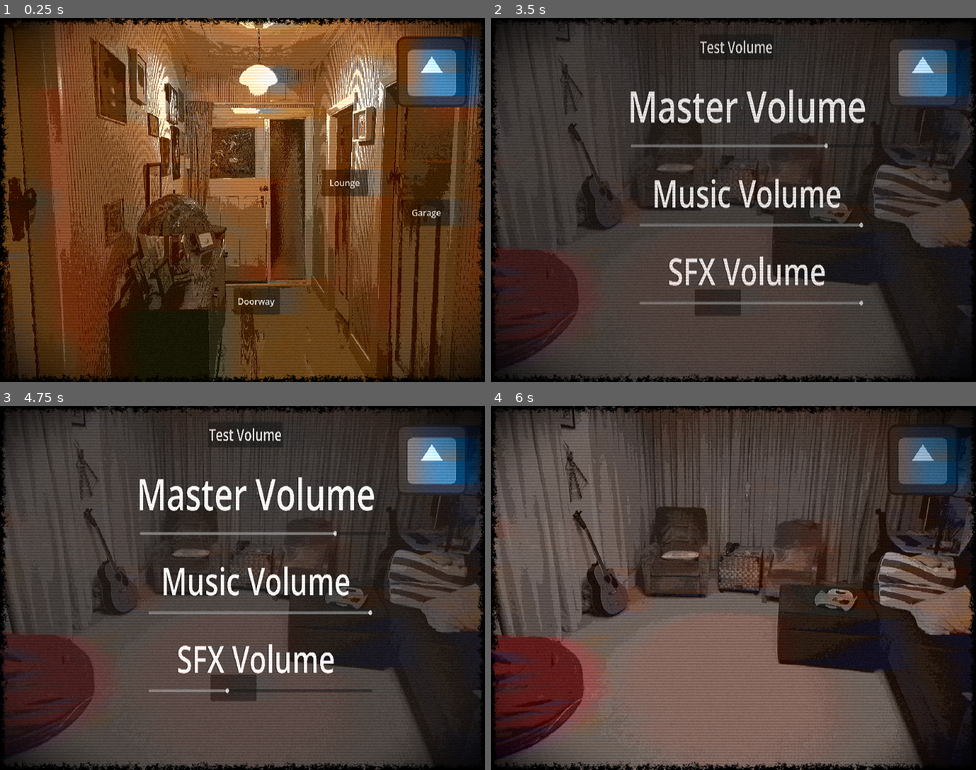
Above: before the commit, frames 1-4 (two rows, left to right).
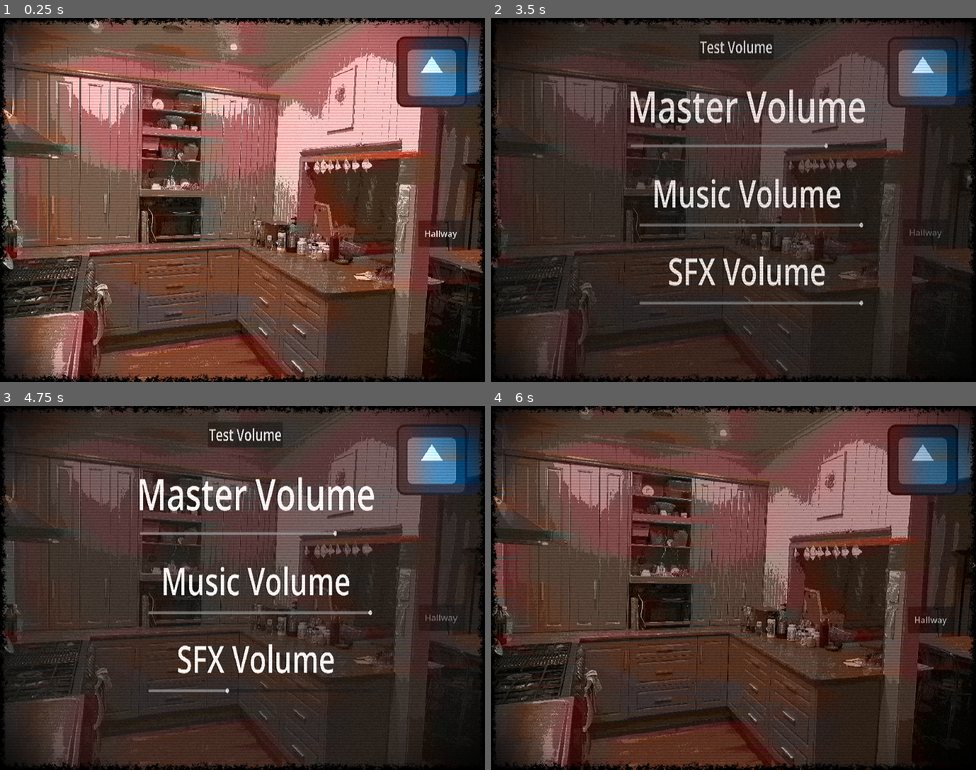
Above: after the commit, the same moments.

Repository: howarja/Vampire-Game
Game: Godot game, scene res://scenes/startScene.tscn
Same seed, same stepped clock (60 frames per second), same inputs: the game is played once before the commit and once after it. This scene is started directly instead of the project's main scene. The engine's default icon, where the game draws it, is replaced by a stand-in: a white triangle on a blue panel in a dark square.
Inputs (mouse positions are in pixels of both pictures, inside the frame that each line leads up to):
- Up to frame 1 (0.25 s): no input
- Up to frame 2 (3.5 s): click "Lounge" at 0.5 s; click (922, 72) at 1.25 s; click (927, 240) at 2 s, where only the run after the commit has a clickable "Hallway"; click (927, 232) at 2.75 s, where only the run after the commit has a clickable "Hallway"
- Up to frame 3 (4.75 s): click (227, 689) at 3.52 s; click (232, 686) at 4.27 s
- Up to frame 4 (6 s): click (922, 460) at 5 s; click (718, 697) at 5.77 s

The runs differ from the first frame. In frame 1, 82% of the frame differs, in the area x 0-100%, y 0-100%; in frame 2, 39%; in frame 3, 45%; in frame 4, 71%.

Commit message:
added in cake sprite

Diff:
--- a/scenes/startScene.tscn
+++ b/scenes/startScene.tscn
@@ -48,8 +48,13 @@
 [ext_resource type="AudioStream" uid="uid://cvvm217cqoy5m" path="res://SFX/footsteps_door_open.mp3" id="43_s8qox"]
 [ext_resource type="Texture2D" uid="uid://bm4ks5tgj7hnv" path="res://Sprites/People/basement/InsideGaragePeopleSitting5.png" id="43_sussc"]
 [ext_resource type="AudioStream" uid="uid://dseues4pyy00i" path="res://SFX/footsteps.mp3" id="44_jr8db"]
+[ext_resource type="Texture2D" uid="uid://c272n7fep2q5a" path="res://Sprites/areas/Kitchen.png" id="44_sussc"]
 [ext_resource type="AudioStream" uid="uid://6kthdtpwhkpy" path="res://SFX/DoorOpen.mp3" id="44_yhoku"]
+[ext_resource type="Texture2D" uid="uid://dopv241x543jx" path="res://Sprites/KitchenPeoplecake.png" id="45_03vgi"]
+[ext_resource type="Texture2D" uid="uid://cpiohx3oi3t38" path="res://Sprites/People/Kitchen/KitchenPeopleSitting1.png" id="45_frb8m"]
 [ext_resource type="AudioStream" uid="uid://bbw32fx54w3so" path="res://SFX/finalSFX/Zoom3.mp3" id="45_x6vsl"]
+[ext_resource type="Texture2D" uid="uid://4ka5a8gfnj2p" path="res://Sprites/People/Kitchen/KitchenPeopleSitting2.png" id="46_x6vsl"]
+[ext_resource type="Texture2D" uid="uid://dmdvtj64b40nn" path="res://Sprites/People/Kitchen/KitchenPeopleSitting3.png" id="47_yhoku"]
 [ext_resource type="AudioStream" uid="uid://mdmbabi2hvgi" path="res://SFX/door_close.mp3" id="49_03vgi"]
 [ext_resource type="PackedScene" uid="uid://dmmobl341pm1o" path="res://scenes/pixelate.tscn" id="51_nlj8h"]
 [ext_resource type="AudioStream" uid="uid://b7lsqqv46ue8q" path="res://SFX/murder.mp3" id="52_0smob"]
@@ -443,58 +448,6 @@
 position = Vector2(382.72726, 109.0909)
 shape = SubResource("CircleShape2D_3xd07")
 
-[node name="EndingManager" type="Control" parent="CanvasLayer/Lounge" unique_id=668338982 node_paths=PackedStringArray("endingButton", "confirmButton", "cancelButton", "endingInfo")]
-layout_mode = 3
-anchors_preset = 0
-offset_right = 40.0
-offset_bottom = 40.0
-script = ExtResource("18_3vjno")
-endingButton = NodePath("EndingButton")
-confirmButton = NodePath("Panel/ConfirmButton")
-cancelButton = NodePath("Panel/CancelButton")
-endingInfo = NodePath("Panel")
-
-[node name="Panel" type="Panel" parent="CanvasLayer/Lounge/EndingManager" unique_id=900292247]
-visible = false
-layout_mode = 0
-offset_left = -181.0
-offset_top = -95.0
-offset_right = 181.0
-offset_bottom = 132.0
-
-[node name="RichTextLabel" type="RichTextLabel" parent="CanvasLayer/Lounge/EndingManager/Panel" unique_id=392955541]
-layout_mode = 1
-anchors_preset = 15
-anchor_right = 1.0
-anchor_bottom = 1.0
-grow_horizontal = 2
-grow_vertical = 2
-text = "All of the guests have arrived. You are ready to celebrate, this means ending your duties. If any vampires are on the premises then they will eat the host."
-
-[node name="ConfirmButton" type="Button" parent="CanvasLayer/Lounge/EndingManager/Panel" unique_id=102045945]
-layout_mode = 0
-offset_left = 22.0
-offset_top = 160.0
-offset_right = 164.0
-offset_bottom = 209.0
-text = "Confirm"
-
-[node name="CancelButton" type="Button" parent="CanvasLayer/Lounge/EndingManager/Panel" unique_id=1188443232]
-layout_mode = 0
-offset_left = 185.0
-offset_top = 161.0
-offset_right = 327.0
-offset_bottom = 210.0
-text = "Cancel"
-
-[node name="EndingButton" type="Button" parent="CanvasLayer/Lounge/EndingManager" unique_id=981702094]
-layout_mode = 0
-offset_left = -73.0
-offset_top = -24.0
-offset_right = 81.0
-offset_bottom = 32.0
-text = "Cake"
-
 [node name="peepHole" type="Sprite2D" parent="CanvasLayer" unique_id=195838583 node_paths=PackedStringArray("characterSprite", "maxTimer", "movementButtons")]
 visible = false
 material = ExtResource("12_0l8yg")
@@ -780,6 +733,114 @@
 
 [node name="CollisionPolygon2D" type="CollisionShape2D" parent="CanvasLayer/Basement/InteractableCharacter20" unique_id=1643892375]
 position = Vector2(-31.8182, 103.63636)
+shape = SubResource("CircleShape2D_3xd07")
+
+[node name="Kitchen" type="Sprite2D" parent="CanvasLayer" unique_id=859253974 node_paths=PackedStringArray("movementButtons")]
+scale = Vector2(1.1, 1.1)
+texture = ExtResource("44_sussc")
+script = ExtResource("8_f32hw")
+movementButtons = [NodePath("movementButton")]
+
+[node name="movementButton" type="Button" parent="CanvasLayer/Kitchen" unique_id=1961797361 node_paths=PackedStringArray("newArea")]
+offset_left = 329.0909
+offset_top = 38.18181
+offset_right = 415.6175
+offset_bottom = 88.0446
+text = "Hallway"
+script = ExtResource("3_jmrrm")
+newArea = NodePath("../../Garage")
+movementSFX = ExtResource("49_03vgi")
+fadeLength = 1.2
+
+[node name="EndingManager" type="Control" parent="CanvasLayer/Kitchen" unique_id=668338982 node_paths=PackedStringArray("endingButton", "confirmButton", "cancelButton", "endingInfo")]
+layout_mode = 3
+anchors_preset = 0
+offset_right = 40.0
+offset_bottom = 40.0
+script = ExtResource("18_3vjno")
+endingButton = NodePath("EndingButton")
+confirmButton = NodePath("Panel/ConfirmButton")
+cancelButton = NodePath("Panel/CancelButton")
+endingInfo = NodePath("Panel")
+
+[node name="Panel" type="Panel" parent="CanvasLayer/Kitchen/EndingManager" unique_id=900292247]
+visible = false
+layout_mode = 0
+offset_left = -181.0
+offset_top = -95.0
+offset_right = 181.0
+offset_bottom = 132.0
+
+[node name="RichTextLabel" type="RichTextLabel" parent="CanvasLayer/Kitchen/EndingManager/Panel" unique_id=392955541]
+layout_mode = 1
+anchors_preset = 15
+anchor_right = 1.0
+anchor_bottom = 1.0
+grow_horizontal = 2
+grow_vertical = 2
+text = "All of the guests have arrived. You are ready to celebrate, this means ending your duties. If any vampires are on the premises then they will eat the host."
+
+[node name="ConfirmButton" type="Button" parent="CanvasLayer/Kitchen/EndingManager/Panel" unique_id=102045945]
+layout_mode = 0
+offset_left = 22.0
+offset_top = 160.0
+offset_right = 164.0
+offset_bottom = 209.0
+text = "Confirm"
+
+[node name="CancelButton" type="Button" parent="CanvasLayer/Kitchen/EndingManager/Panel" unique_id=1188443232]
+layout_mode = 0
+offset_left = 185.0
+offset_top = 161.0
+offset_right = 327.0
+offset_bottom = 210.0
+text = "Cancel"
+
+[node name="EndingButton" type="Button" parent="CanvasLayer/Kitchen/EndingManager" unique_id=981702094]
+layout_mode = 0
+offset_left = 139.99998
+offset_top = 34.54545
+offset_right = 222.35785
+offset_bottom = 144.90906
+flat = true
+
+[node name="TextureRect" type="TextureRect" parent="CanvasLayer/Kitchen/EndingManager/EndingButton" unique_id=2111044160]
+layout_mode = 0
+offset_left = -657.2727
+offset_top = -404.54547
+offset_right = 342.7273
+offset_bottom = 345.45453
+mouse_filter = 2
+texture = ExtResource("45_03vgi")
+
+[node name="InteractableCharacter16" type="Area2D" parent="CanvasLayer/Kitchen" unique_id=1238769231]
+script = ExtResource("3_ip4ey")
+
+[node name="Sprite2D" type="Sprite2D" parent="CanvasLayer/Kitchen/InteractableCharacter16" unique_id=1843707180]
+texture = ExtResource("45_frb8m")
+
+[node name="CollisionPolygon2D" type="CollisionShape2D" parent="CanvasLayer/Kitchen/InteractableCharacter16" unique_id=566207580]
+position = Vector2(-225.45454, 113.636345)
+shape = SubResource("CircleShape2D_3xd07")
+
+[node name="InteractableCharacter17" type="Area2D" parent="CanvasLayer/Kitchen" unique_id=448071690]
+script = ExtResource("3_ip4ey")
+
+[node name="Sprite2D" type="Sprite2D" parent="CanvasLayer/Kitchen/InteractableCharacter17" unique_id=1883967492]
+texture = ExtResource("46_x6vsl")
+
+[node name="CollisionPolygon2D" type="CollisionShape2D" parent="CanvasLayer/Kitchen/InteractableCharacter17" unique_id=691851094]
+position = Vector2(0, -4.545471)
+shape = SubResource("CircleShape2D_3xd07")
+
+[node name="InteractableCharacter18" type="Area2D" parent="CanvasLayer/Kitchen" unique_id=1373793539]
+script = ExtResource("3_ip4ey")
+
+[node name="Sprite2D" type="Sprite2D" parent="CanvasLayer/Kitchen/InteractableCharacter18" unique_id=722204449]
+texture = ExtResource("47_yhoku")
+
+[node name="CollisionPolygon2D" type="CollisionShape2D" parent="CanvasLayer/Kitchen/InteractableCharacter18" unique_id=1744341899]
+position = Vector2(406.36362, 256.36365)
 shape = SubResource("CircleShape2D_3xd07")
 
 [node name="ConversationManager" type="Control" parent="CanvasLayer" unique_id=648713796 node_paths=PackedStringArray("text", "buttonContainer", "exitButton", "killButton", "characterSprite", "display", "phone", "anim")]
